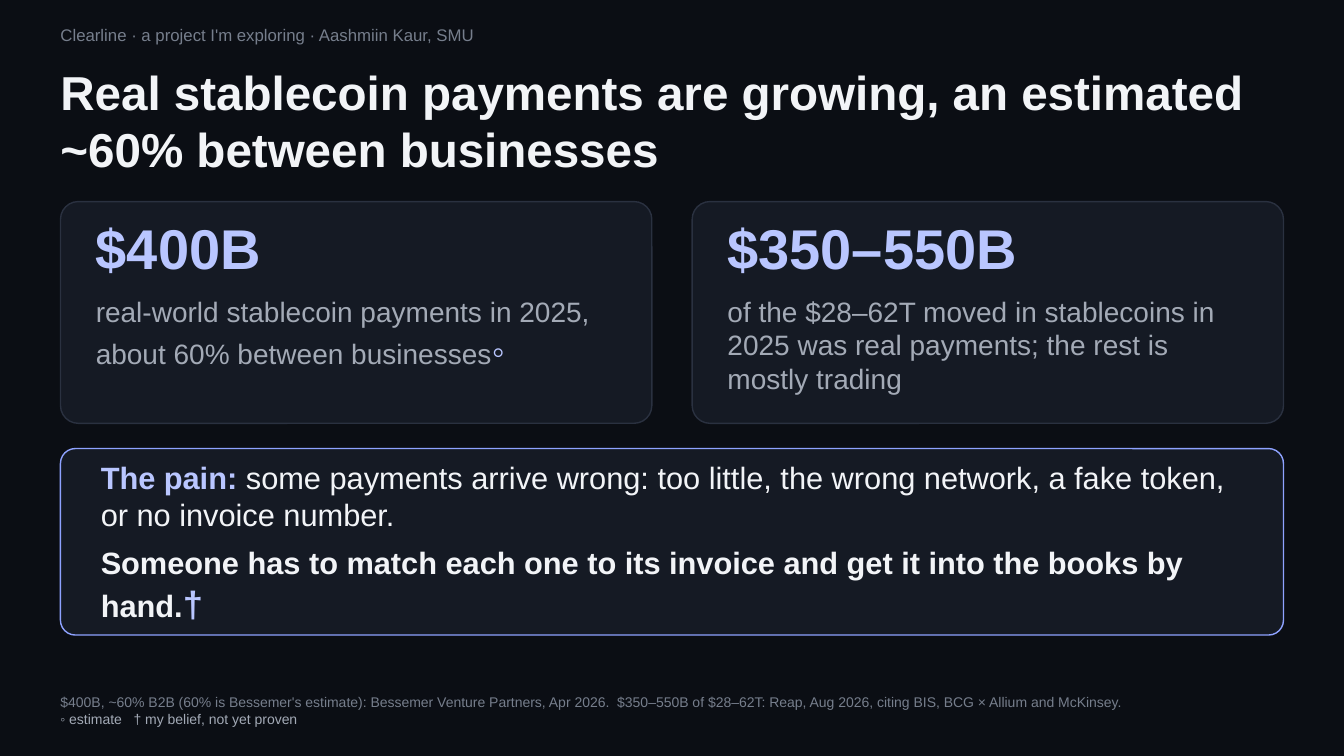
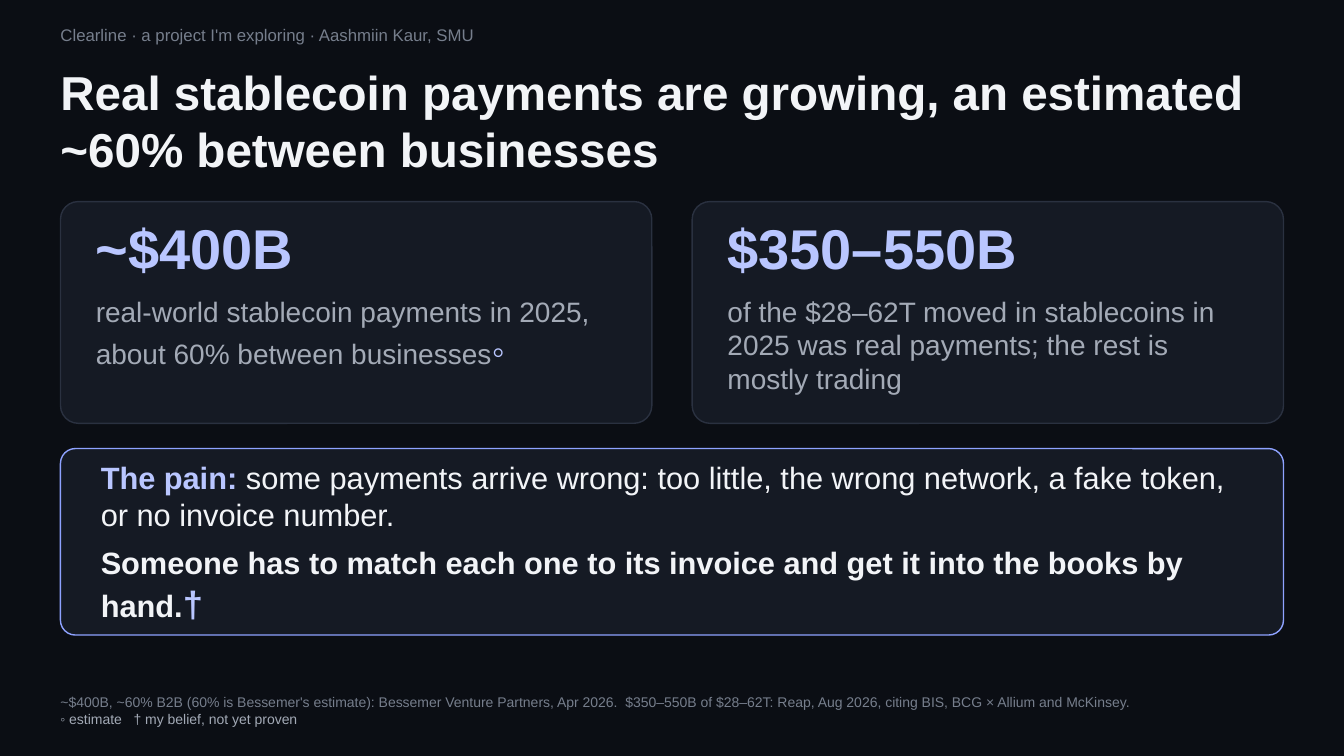
Before and after one commit to trysarathy/investigation-desk, a slide deck: slide 1 of pitch/Clearline_Mentor_Brief_6.pptx. Drawn at 1344x756 pixels with LibreOffice and Linux fonts; fonts in the diff are those of the drawing. Boxes give left, top, right and bottom in pixels: in the first picture for what was removed or moved away, otherwise in the second. Text is boxed around its words. In the diff, an @@ line names an element or a change of style, - is before the commit and + after.

```diff
--- a/pitch/Clearline_Mentor_Brief_6.pptx
+++ b/pitch/Clearline_Mentor_Brief_6.pptx
@@ text at (x1=96, y1=227, x2=294, y2=273): text changed @@
-$400B
+~$400B
@@ text at (x1=60, y1=697, x2=1129, y2=710): text changed @@
-$400B, ~60% B2B (60% is Bessemer's estimate): Bessemer Venture Partners, Apr 2026. $350–550B of $28–62T: Reap, Aug 2026, citing BIS, BCG × Allium and McKinsey.
+~$400B, ~60% B2B (60% is Bessemer's estimate): Bessemer Venture Partners, Apr 2026. $350–550B of $28–62T: Reap, Aug 2026, citing BIS, BCG × Allium and McKinsey.
```
Also in this commit, not shown: 3 other slides changed, 9 other files.
